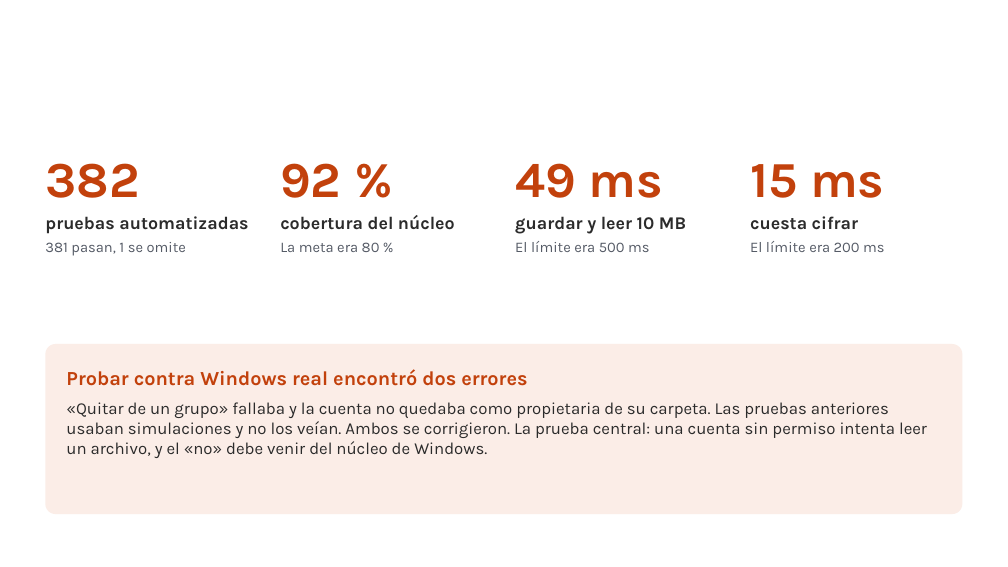
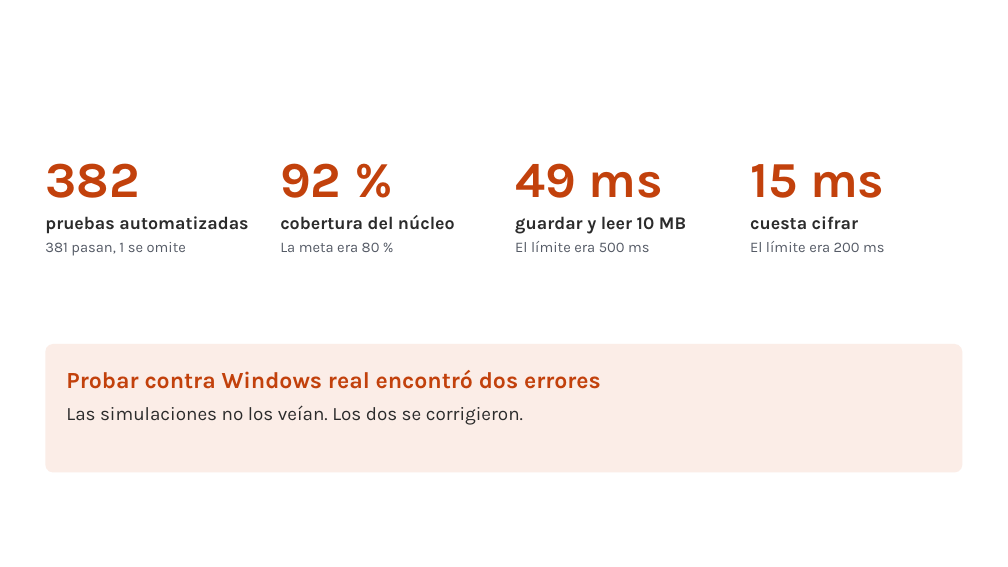
Before and after one commit to yanni2327/custodia, a slide deck: slide 12 of docs/Custodia_charla_TED.pptx. Drawn at 1008x567 pixels with LibreOffice and Linux fonts; fonts in the diff are those of the drawing; background and template pictures are left out. Boxes give left, top, right and bottom in pixels: in the first picture for what was removed or moved away, otherwise in the second. Text is boxed around its words. In the diff, an @@ line names an element or a change of style, - is before the commit and + after.

```diff
--- a/docs/Custodia_charla_TED.pptx
+++ b/docs/Custodia_charla_TED.pptx
@@ rounded rectangle: place and size @@
-rounded rectangle at (45,344,963,514)
+rounded rectangle at (45,344,963,473)
@@ text at (66,370,601,389): size 19 to 22 pt in "Probar contra Windows real encontró dos errores" @@
@@ text at (66,405,523,425): text changed; size 16 to 18 pt @@
-«Quitar de un grupo» fallaba y la cuenta no quedaba como propietaria de su carpeta. Las pruebas anteriores usaban simulaciones y no los veían. Ambos se corrigieron. La prueba central: una cuenta sin permiso intenta leer un archivo, y el «no» debe venir del núcleo de Windows.
+Las simulaciones no los veían. Los dos se corrigieron.
```
Also in this commit, not shown: 5 other slides changed, 16 other files.
